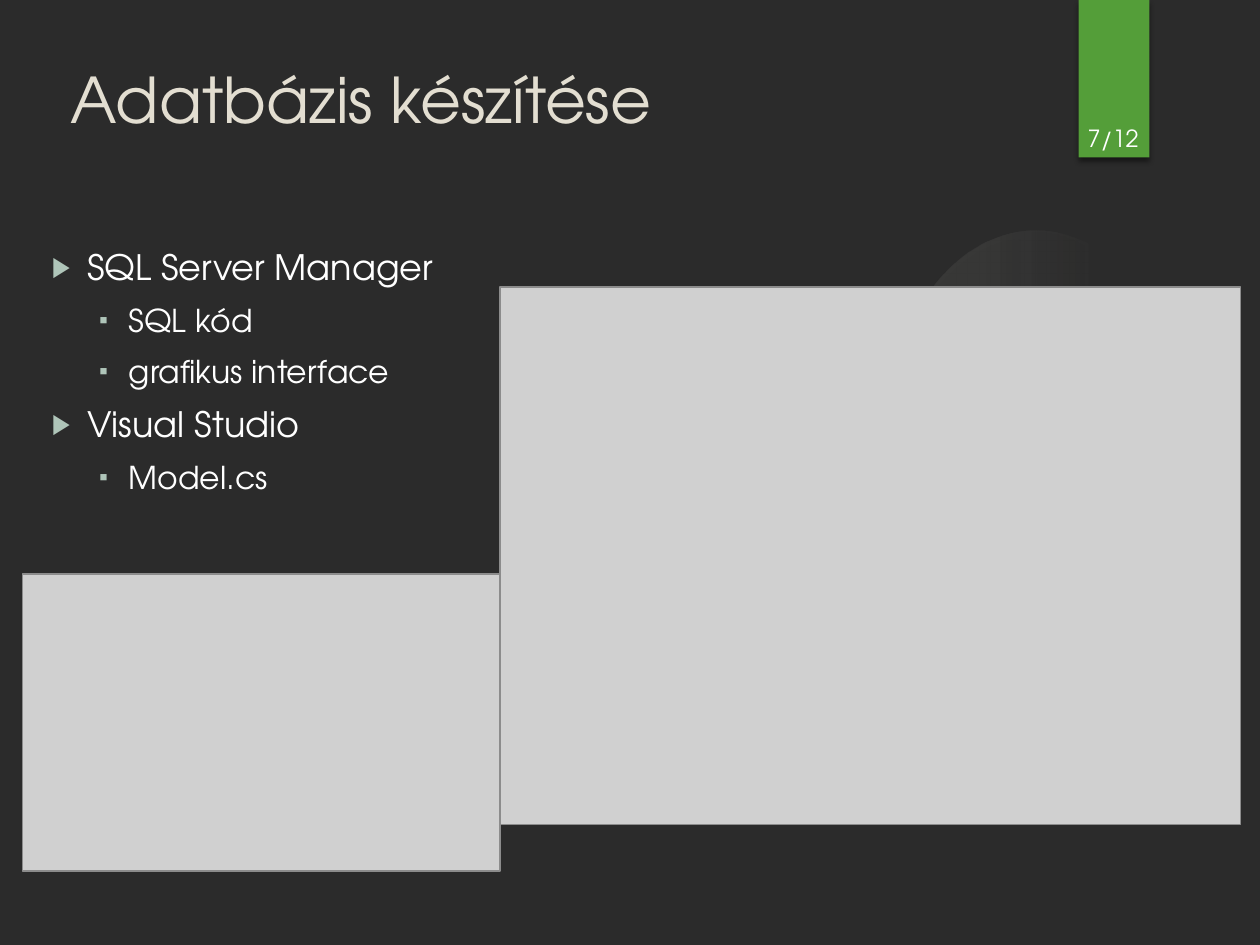
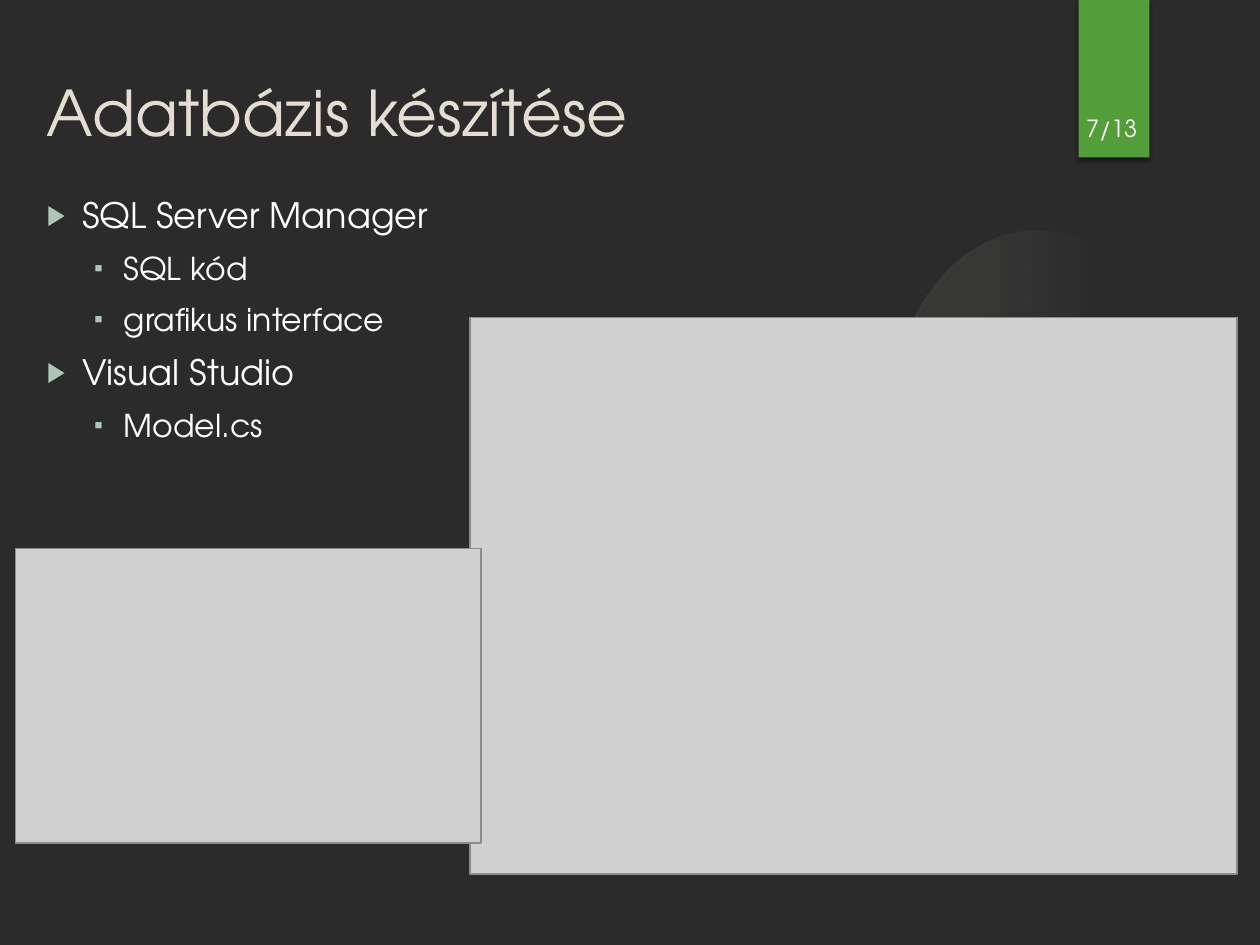
Before and after one commit to smnandor/Tervez-s-I.-II., a slide deck: slide 7 of Tervezes II/presentations/Szakdolgozat_prezentáció_4_3_IAUL0M_v7.pptx. Drawn at 1260x945 pixels with LibreOffice and Linux fonts; fonts in the diff are those of the drawing; grey boxes stand for pictures; background and template pictures are left out; a plain dark background stands for a picture behind light text. Boxes give left, top, right and bottom in pixels: in the first picture for what was removed or moved away, otherwise in the second. Text is boxed around its words. In the diff, an @@ line names an element or a change of style, - is before the commit and + after.

```diff
--- a/Tervezes II/presentations/Szakdolgozat_prezentáció_4_3_IAUL0M_v7.pptx
+++ b/Tervezes II/presentations/Szakdolgozat_prezentáció_4_3_IAUL0M_v7.pptx
@@ text "Adatbázis készítése": place and size @@
-text "Adatbázis készítése" at (71, 75, 652, 124)
+text "Adatbázis készítése" at (47, 88, 628, 137)
@@ page number at (1086, 119, 1137, 141): text changed @@
-7/12
+7/13
@@ text "SQL Server Manager": place and size @@
-text "SQL Server Manager" at (87, 253, 433, 490)
+text "SQL Server Manager" at (82, 201, 428, 438)
@@ picture: place and size @@
-picture at (500, 287, 1241, 824)
+picture at (470, 318, 1237, 874)
@@ picture: place and size @@
-picture at (23, 575, 500, 872)
+picture at (15, 548, 481, 843)
```
Also in this commit, not shown: 11 other slides changed, 1 slide added, 25 other files.
